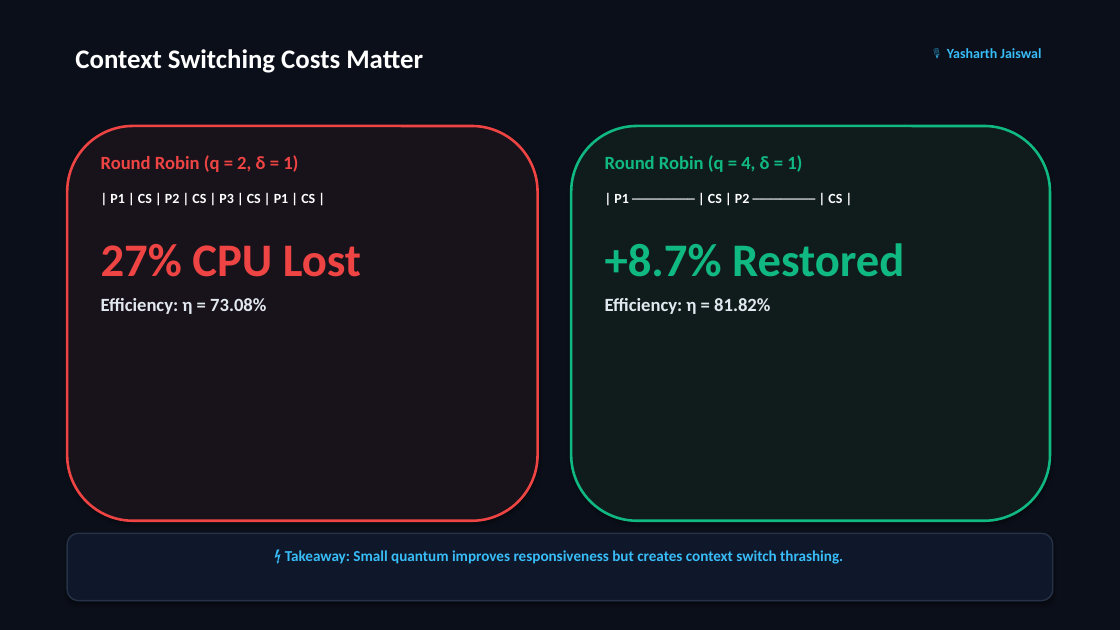
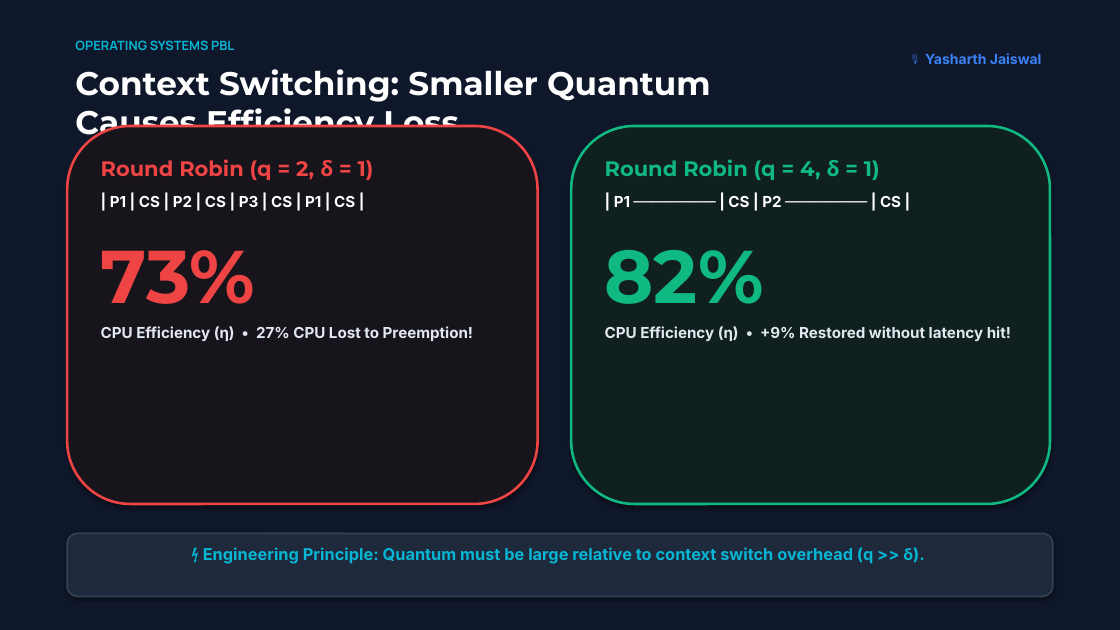
Before and after one commit to SPARSHsrihero1/OS-PBL-CPU-Scheduler, a slide deck: slide 5 of OS_PBL_Presentation_Deck.pptx. Drawn at 1120x630 pixels with LibreOffice and Linux fonts; fonts in the diff are those of the drawing. Boxes give left, top, right and bottom in pixels: in the first picture for what was removed or moved away, otherwise in the second. Text is boxed around its words. In the diff, an @@ line names an element or a change of style, - is before the commit and + after.

Commit message:
Apple Keynote style redesign: max 3 bullets, giant numbers, 85% screenshot area, aggressive whitespace

```diff
--- a/OS_PBL_Presentation_Deck.pptx
+++ b/OS_PBL_Presentation_Deck.pptx
@@ rectangle at box(0, 0, 1120, 630): fill #0B0F19 to #0F172A @@
@@ text at box(75, 40, 234, 50): text changed; size 23 to 11 pt; font Calibri to Manrope; text colour #FFFFFF to #06B6D4 @@
-Context Switching Costs Matter
+OPERATING SYSTEMS PBL
@@ text "🎙️ Yasharth Jaiswal" at box(925, 53, 1042, 64): font Calibri to Inter, text colour #38BDF8 to #3B82F6 @@
@@ text added at box(75, 69, 710, 143), 28 pt, text #FFFFFF, bold @@
+Context Switching: Smaller Quantum Causes Efficiency Loss
@@ rounded rectangle: place and size @@
-rounded rectangle at box(67, 126, 538, 521)
+rounded rectangle at box(67, 126, 538, 504)
@@ rounded rectangle at box(67, 126, 538, 504): fill #18121A to #18141C @@
@@ rounded rectangle: place and size @@
-rounded rectangle at box(571, 126, 1050, 521)
+rounded rectangle at box(571, 126, 1050, 504)
@@ rounded rectangle at box(571, 126, 1050, 504): fill #101C1C to #10201E @@
@@ text at box(101, 159, 374, 207): size 16 to 18 pt, font Calibri to Montserrat in "Round Robin (q = 2, δ = ..."; size 12 to 13 pt, font Calibri to Inter in "| P1 | CS | P2 | ..."; less space between paragraphs @@
@@ text at box(605, 159, 901, 207): size 16 to 18 pt, font Calibri to Montserrat in "Round Robin (q = 4, δ = ..."; size 12 to 13 pt, font Calibri to Inter in "| P1 ───────── | CS | P2 ..."; less space between paragraphs @@
@@ text at box(101, 250, 473, 341): text changed; size 16 to 13 pt; font Calibri to Inter @@
-27% CPU Lost
-Efficiency: η = 73.08%
+73%
+CPU Efficiency (η) • 27% CPU Lost to Preemption!
@@ text at box(605, 250, 1011, 341): text changed; size 16 to 13 pt; font Calibri to Inter @@
-+8.7% Restored
-Efficiency: η = 81.82%
+82%
+CPU Efficiency (η) • +9% Restored without latency hit!
@@ rounded rectangle: place and size @@
-rounded rectangle at box(67, 534, 1053, 601)
+rounded rectangle at box(67, 534, 1053, 597)
@@ rounded rectangle at box(67, 534, 1053, 597): fill #0F172A to #1E293B; outline #263248 1.2 pt to #334155 1.5 pt @@
@@ text at box(203, 547, 924, 564): text changed; size 13 to 14 pt; font Calibri to Inter; text colour #38BDF8 to #06B6D4 @@
-⚡ Takeaway: Small quantum improves responsiveness but creates context switch thrashing.
+⚡ Engineering Principle: Quantum must be large relative to context switch overhead (q >> δ).
```
Also in this commit, not shown: 7 other slides changed, 2 slides added, 2 slides removed, 1 other file.
